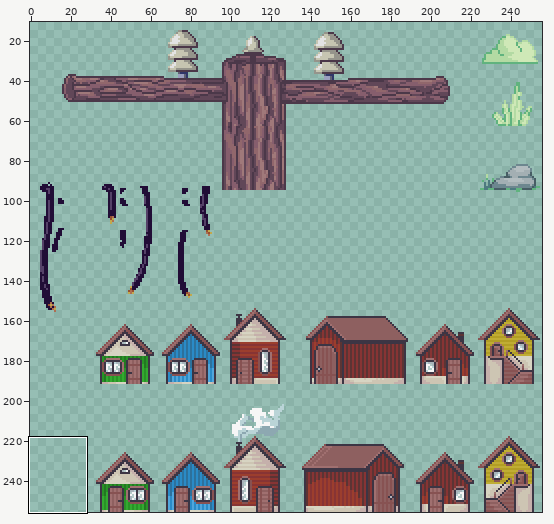
File history of a sprite sheet, Sprites/props/world2_props.png. The first picture is a wide view before the edit; the outline marks the close-up.
Close-up. Before the edit:
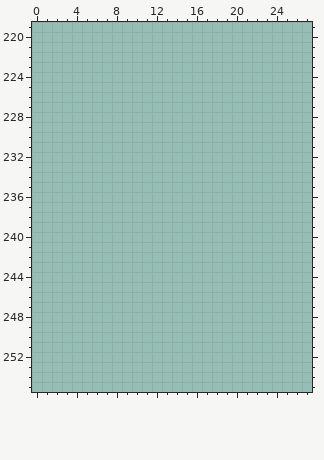
The file is 256x256 pixels. Colours within 5 levels of each other are drawn and written as one. Shown: x 0..27, y 219..255. The wide view leaves out empty margins.
After:
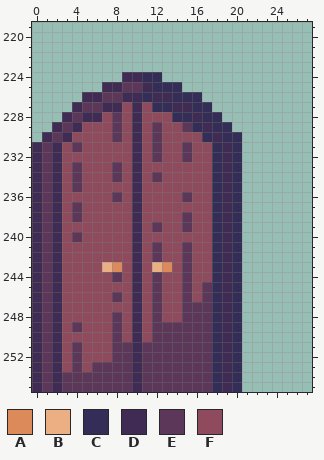
Palette (. is transparent): A #dd8a5b  B #ecaf83  C #332d58  D #402b55  E #5d375a  F #904a5d
Change:
{"y":224,"x":9,"old":"....","new":"DDCC"}
{"y":225,"x":7,"old":"........","new":"DDEEDCCC"}
{"y":226,"x":5,"old":"............","new":"DDEEDDCDDCCC"}
{"y":227,"x":4,"old":"..............","new":"DEEDDFDFCCDDCC"}
{"y":228,"x":3,"old":"................","new":"DEDDFEFDFFFCCDCC"}
{"y":229,"x":2,"old":"..................","new":"DEDFFFEFDFEFFECDCC"}
{"y":230,"x":1,"old":"....................","new":"DEDFFFFEFDFEFFFFCDCC"}
{"y":231,"x":0,"old":".....................","new":"DEDFEFFFFFDFEFFEFFCDC"}
{"y":232,"x":0,"old":".....................","new":"DEDFFFFFFFDFEFFEFFCDC"}
{"y":233,"x":0,"old":".....................","new":"DEDFEFFFEFDFFFFFFFCDC"}
{"y":234,"x":0,"old":".....................","new":"DEDFEFFFEFDFEFFFFFCDC"}
{"y":235,"x":0,"old":".....................","new":"DEDFEFFFFFDFFFFFFFCDC"}
{"y":236,"x":0,"old":".....................","new":"DEDFFFFFEFDFFFFEFFCDC"}
{"y":237,"x":0,"old":".....................","new":"DEDFEFFFFFDFFFFFFFCDC"}
{"y":238,"x":0,"old":".....................","new":"DEDFEFFFFFDFFFFEFFCDC"}
{"y":239,"x":0,"old":".....................","new":"DEDFFFFFFFDFEFFEFFCDC"}
{"y":240,"x":0,"old":".....................","new":"DEDFEFFFFFDFFFFFFFCDC"}
{"y":241,"x":0,"old":".....................","new":"DEDFFFFFFFDFEFFEFFCDC"}
{"y":242,"x":0,"old":".....................","new":"DEDFFFFFFFDFEFFEFFCDC"}
{"y":243,"x":0,"old":".....................","new":"DEDFFFFBAFDFBAFEFFCDC"}
{"y":244,"x":0,"old":".....................","new":"DEDFFFFFEFDFEFFEFFCDC"}
{"y":245,"x":0,"old":".....................","new":"DEDFFFFFFFDFEFFEFECDC"}
{"y":246,"x":0,"old":".....................","new":"DEDFFFFFEFDFEFFEFECDC"}
{"y":247,"x":0,"old":".....................","new":"DEDFFFFFFFDFEFFEEECDC"}
{"y":248,"x":0,"old":".....................","new":"DEDFFFFFEFDFEFFEEECDC"}
{"y":249,"x":0,"old":".....................","new":"DEDFEFFFEFDFEEEEEECDC"}
{"y":250,"x":0,"old":".....................","new":"DEDFFFFFEFDFEEEEEECDC"}
{"y":251,"x":0,"old":".....................","new":"DEDFEFFFEEDEEEEEEECDC"}
{"y":252,"x":0,"old":".....................","new":"DEDFEFFFEEDEEEEEEECDC"}
{"y":253,"x":0,"old":".....................","new":"DEDFEFEEEEDEEEEEEECDC"}
{"y":254,"x":0,"old":".....................","new":"DEDEEEEEEEDEEEEEEECDC"}
{"y":255,"x":0,"old":".....................","new":"DEDEEEEEEEDEEEEEEECDC"}
{"label":"added","picture_box":[32,72,242,392]}
